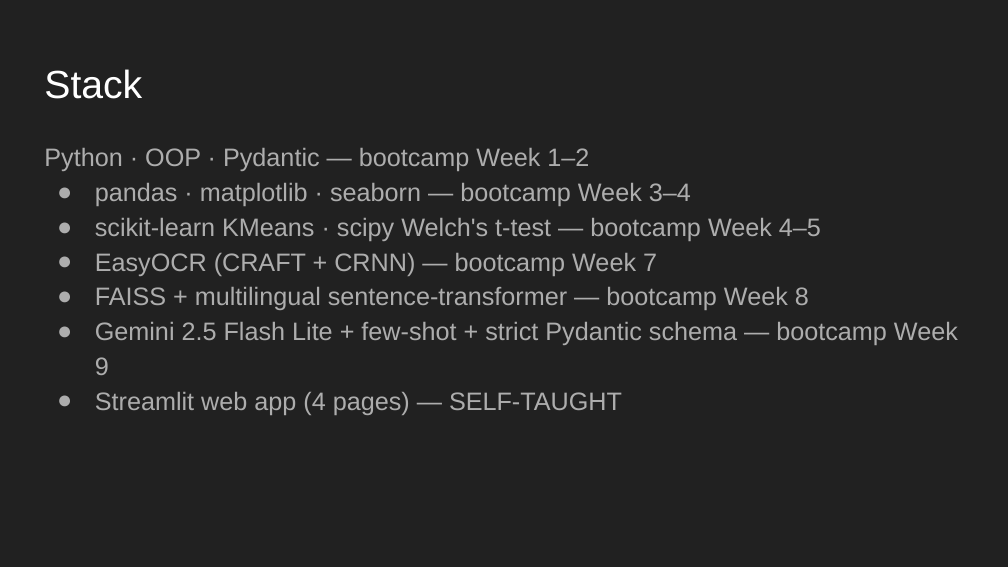
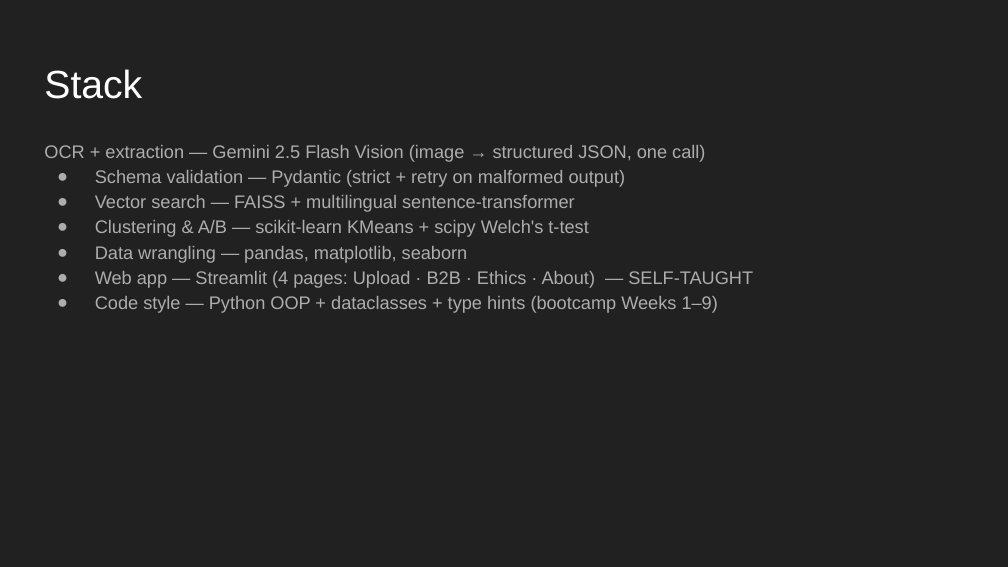
Before and after one commit to alexgl77/receipt-to-cashback, a slide deck: slide 3 of presentation/Receipt-to-Cashback.pptx. Drawn at 1008x567 pixels with LibreOffice and Linux fonts; fonts in the diff are those of the drawing. Boxes give left, top, right and bottom in pixels: in the first picture for what was removed or moved away, otherwise in the second. Text is boxed around its words. In the diff, an @@ line names an element or a change of style, - is before the commit and + after.

```diff
--- a/presentation/Receipt-to-Cashback.pptx
+++ b/presentation/Receipt-to-Cashback.pptx
@@ text at box(44, 145, 753, 313): text changed; size 18 to 13 pt @@
-Python · OOP · Pydantic — bootcamp Week 1–2
-● pandas · matplotlib · seaborn — bootcamp Week 3–4
-● scikit-learn KMeans · scipy Welch's t-test — bootcamp Week 4–5
-● EasyOCR (CRAFT + CRNN) — bootcamp Week 7
-● FAISS + multilingual sentence-transformer — bootcamp Week 8
-● Gemini 2.5 Flash Lite + few-shot + strict Pydantic schema — bootcamp Week 9
-● Streamlit web app (4 pages) — SELF-TAUGHT
+OCR + extraction — Gemini 2.5 Flash Vision (image → structured JSON, one call)
+● Schema validation — Pydantic (strict + retry on malformed output)
+● Vector search — FAISS + multilingual sentence-transformer
+● Clustering & A/B — scikit-learn KMeans + scipy Welch's t-test
+● Data wrangling — pandas, matplotlib, seaborn
+● Web app — Streamlit (4 pages: Upload · B2B · Ethics · About) — SELF-TAUGHT
+● Code style — Python OOP + dataclasses + type hints (bootcamp Weeks 1–9)
```
Also in this commit, not shown: 6 other slides changed, 7 other files.
